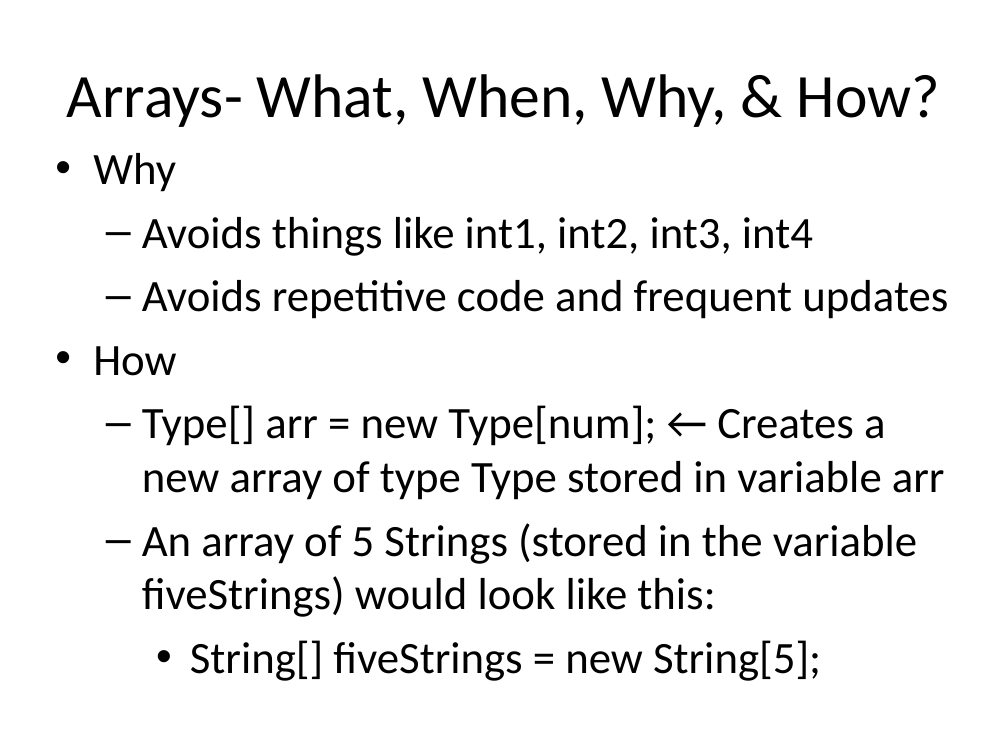
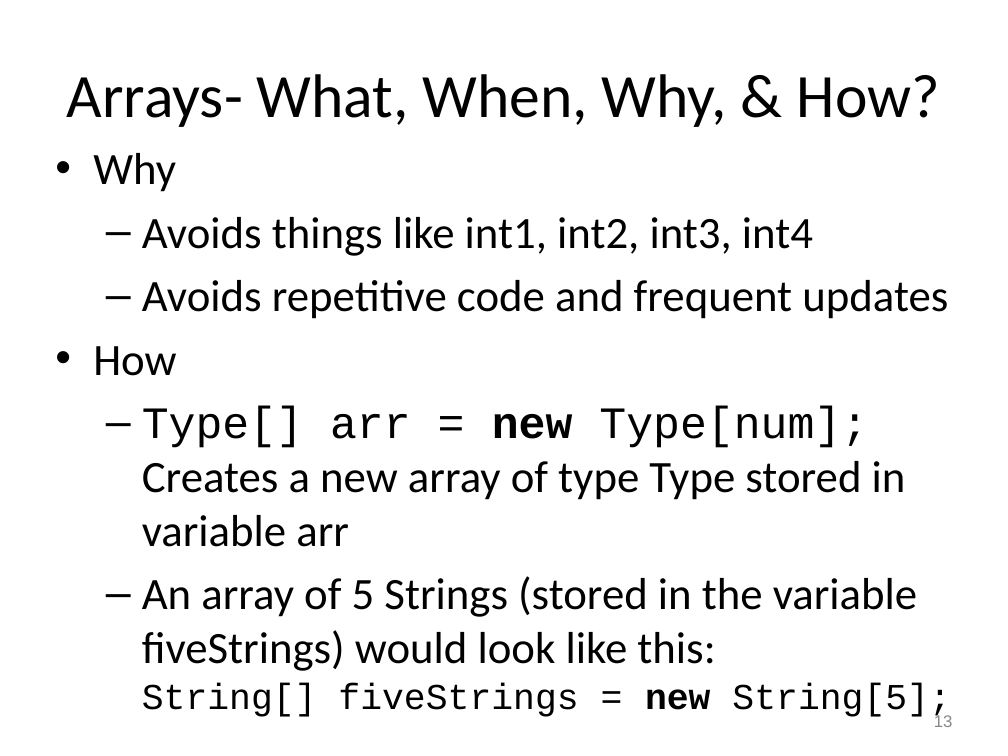
Before and after one commit to RHIT-CSSE/csse220, a slide deck: slide 13 of ClassMaterials/ArraysAndLists/Slides/Arrays and Lists.pptx (slide 10 before the commit). Drawn at 1008x756 pixels with LibreOffice and Linux fonts; fonts in the diff are those of the drawing. Boxes give left, top, right and bottom in pixels: in the first picture for what was removed or moved away, otherwise in the second. Text is boxed around its words. In the diff, an @@ line names an element or a change of style, - is before the commit and + after.

```diff
--- a/ClassMaterials/ArraysAndLists/Slides/Arrays and Lists.pptx
+++ b/ClassMaterials/ArraysAndLists/Slides/Arrays and Lists.pptx
@@ text at (142,407,950,719): text changed @@
-  – Type[] arr = new Type[num]; ← Creates a new array of type Type stored in variable arr
-  – An array of 5 Strings (stored in the variable fiveStrings) would look like this:
-    • String[] fiveStrings = new String[5];
+  – Type[] arr = new Type[num];
+    Creates a new array of type Type stored in variable arr
+  – An array of 5 Strings (stored in the variable fiveStrings) would look like this:
+    String[] fiveStrings = new String[5];
@@ page number added at (934,713,953,727), 12 pt, text #888888 @@
+13
```
Also in this commit, not shown: 25 other slides changed, 4 slides added, 2 slides removed.
